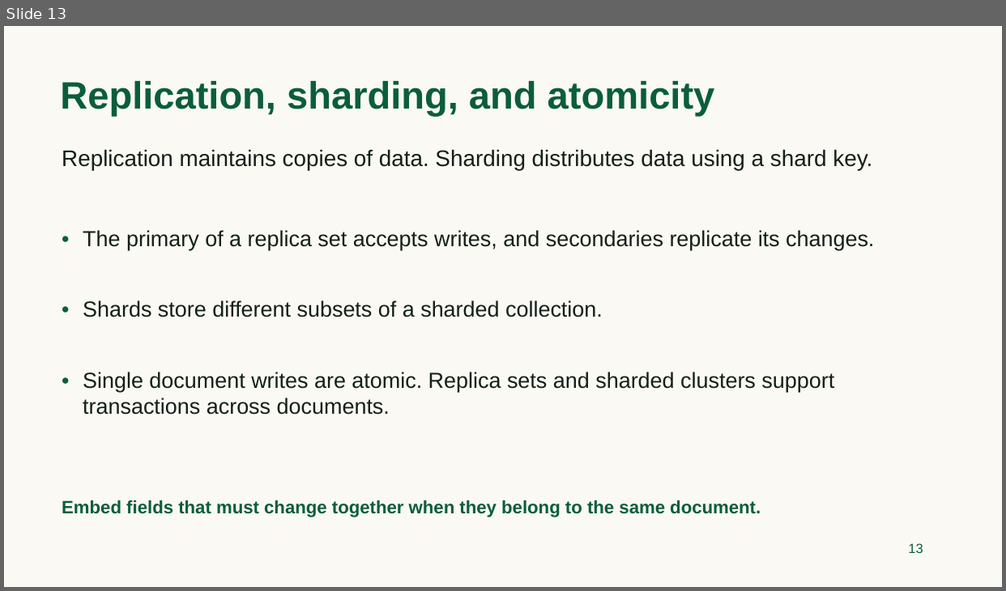
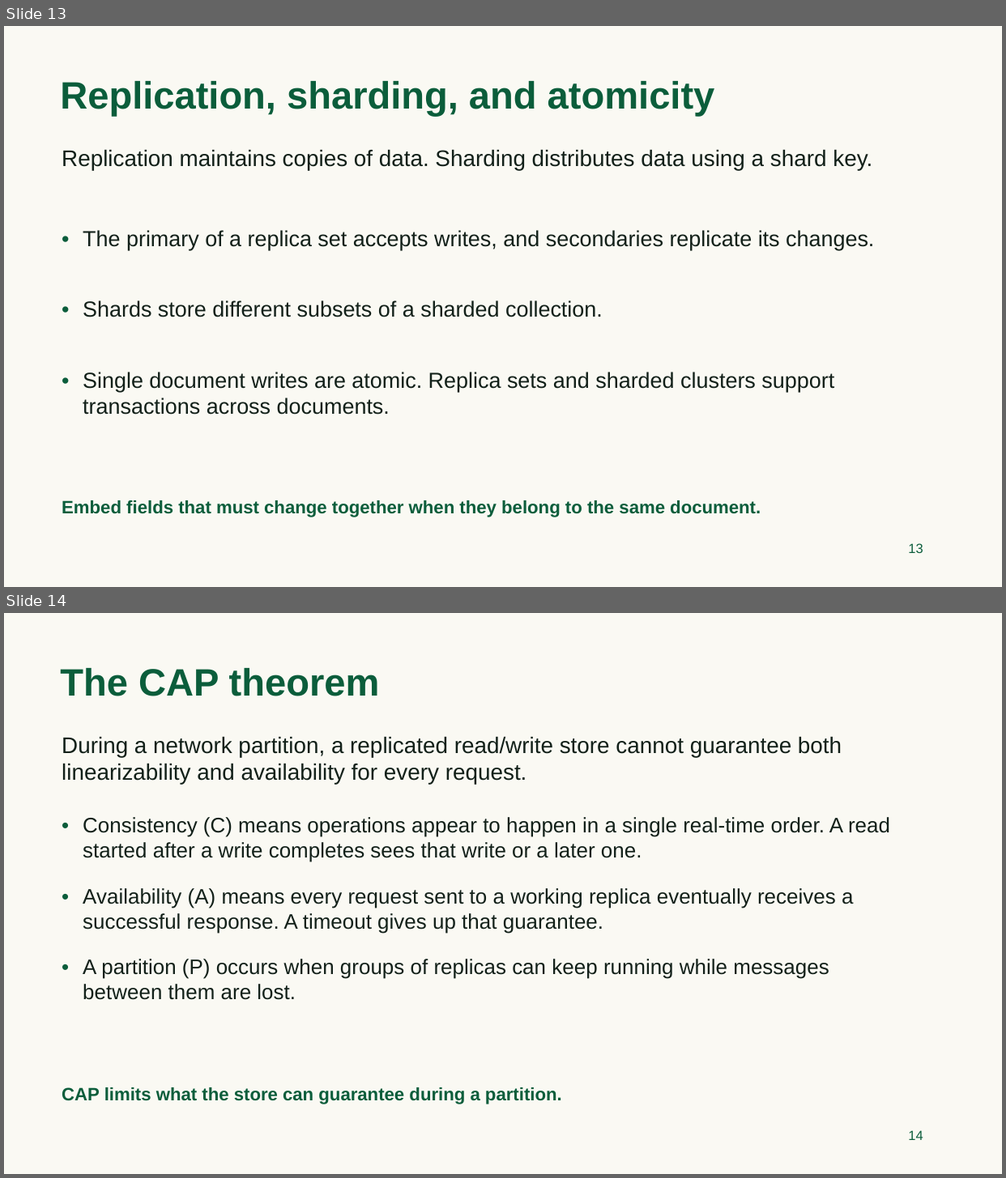
Before and after one commit to TeachingOW/DBMS-F26, a slide deck: lectures/14_MongoDB.pptx. Shown one above the other, each under a label of ours: slide 13 before the commit, slides 13 and 14 after it. The pictures are 1006x591 and 1006x1178 pixels, drawn with LibreOffice and Linux fonts; fonts in the diff are those of the drawing. Boxes give left, top, right and bottom in pixels: in the first picture for what was removed or moved away, otherwise in the second. Text is boxed around its words. In the diff, an @@ line names an element or a change of style, - is before the commit and + after.

Commit message:
Teach CAP tradeoffs with a MongoDB replica set

```diff
--- a/lectures/14_MongoDB.pptx
+++ b/lectures/14_MongoDB.pptx
@@ slide 14 added at box(4, 613, 1002, 1174), background #FAF9F3 @@
@@ text added at box(60, 668, 380, 696), 36.8 pt, text #0B5D3B, bold @@
+The CAP theorem
@@ text added at box(62, 736, 842, 784), 21.8 pt, text #122019 @@
+During a network partition, a replicated read/write store cannot guarantee both linearizability and availability for every request.
@@ text added at box(62, 812, 78, 835), 20.2 pt, text #0B5D3B @@
+•
@@ text added at box(83, 817, 890, 862), 20.2 pt, text #122019 @@
+Consistency (C) means operations appear to happen in a single real-time order. A read started after a write completes sees that write or a later one.
@@ text added at box(62, 883, 78, 905), 20.2 pt, text #0B5D3B @@
+•
@@ text added at box(83, 888, 853, 934), 20.2 pt, text #122019 @@
+Availability (A) means every request sent to a working replica eventually receives a successful response. A timeout gives up that guarantee.
@@ text added at box(62, 954, 78, 976), 20.2 pt, text #0B5D3B @@
+•
@@ text added at box(83, 959, 829, 1000), 20.2 pt, text #122019 @@
+A partition (P) occurs when groups of replicas can keep running while messages between them are lost.
@@ text added at box(62, 1088, 562, 1105), 17.2 pt, text #0B5D3B, bold @@
+CAP limits what the store can guarantee during a partition.
@@ text added at box(908, 1131, 923, 1140), 12.8 pt, text #0B5D3B @@
+14
```
Also in this commit, not shown: 4 other slides added, 1 other file.
